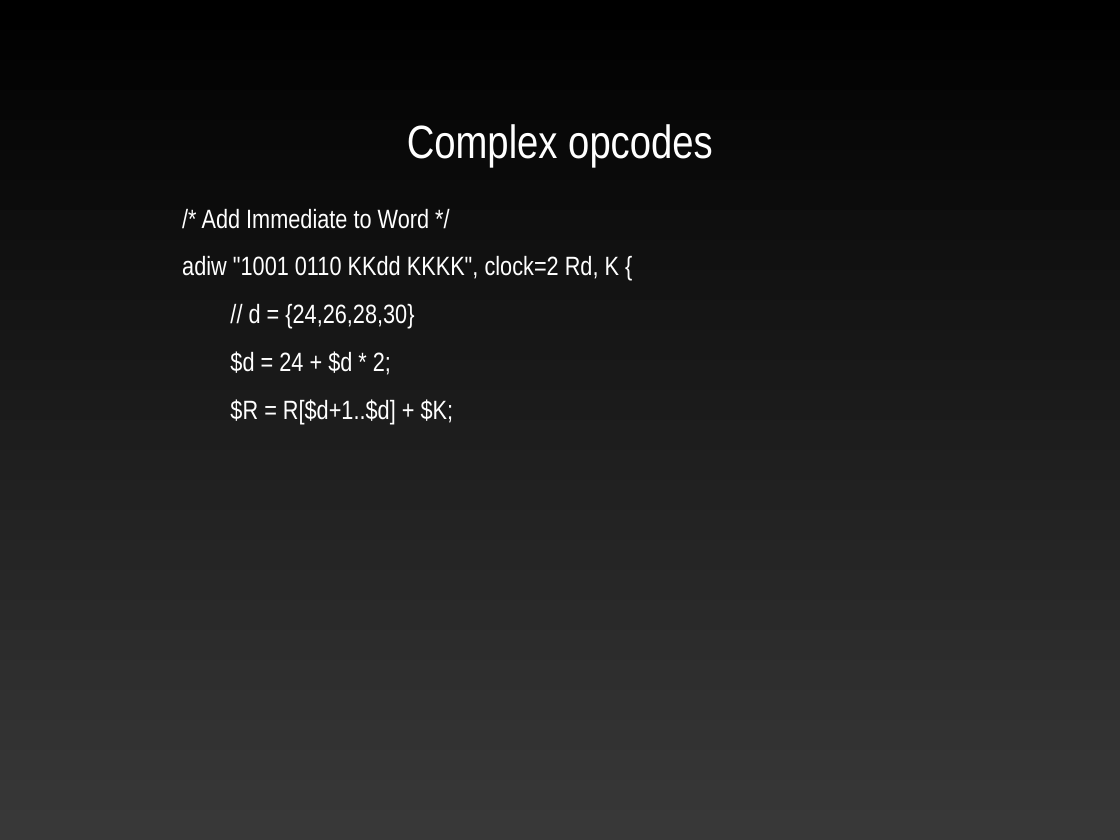
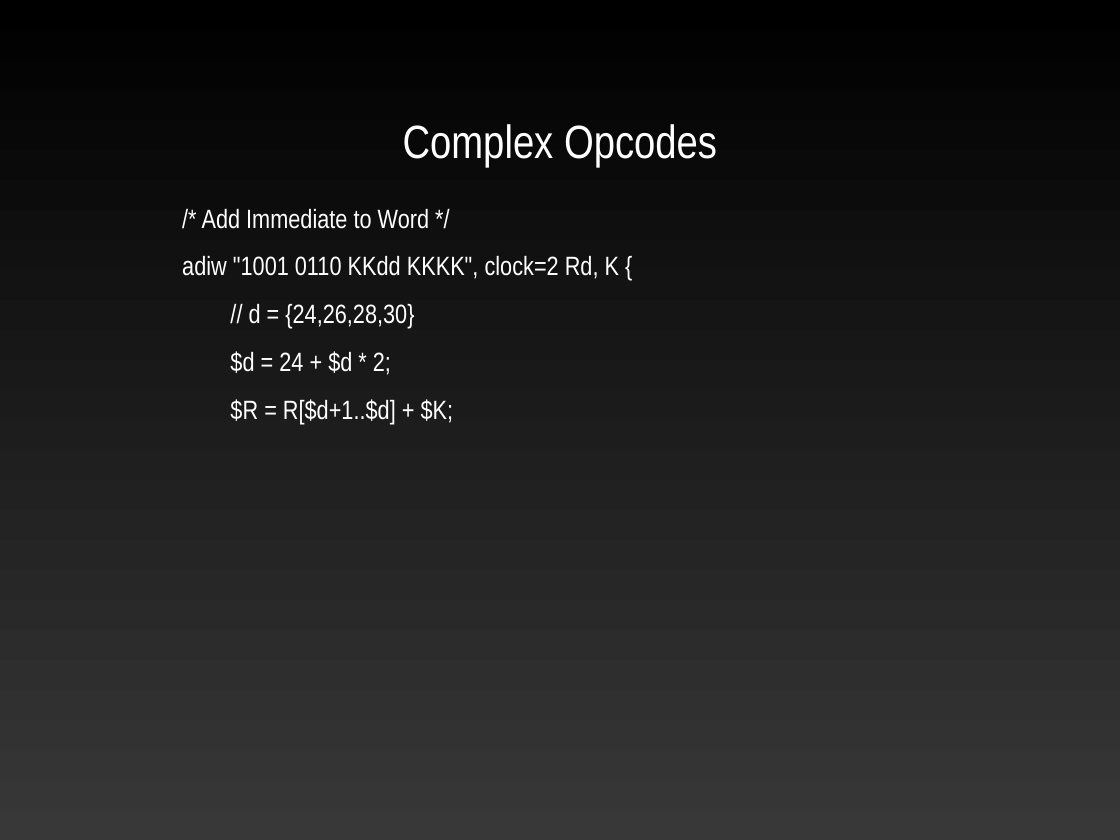
Before and after one commit to ekohl/essig, a slide deck: slide 5 of presentation/essig.ppt. Drawn at 1120x840 pixels with LibreOffice and Linux fonts; fonts in the diff are those of the drawing; background and template pictures are left out. Boxes give left, top, right and bottom in pixels: in the first picture for what was removed or moved away, otherwise in the second. Text is boxed around its words. In the diff, an @@ line names an element or a change of style, - is before the commit and + after.

Commit message:
Fix titles

```diff
--- a/presentation/essig.ppt
+++ b/presentation/essig.ppt
@@ title at (403, 124, 717, 168): text changed @@
-Complex opcodes
+Complex Opcodes
```
Also in this commit, not shown: 2 other slides changed.
